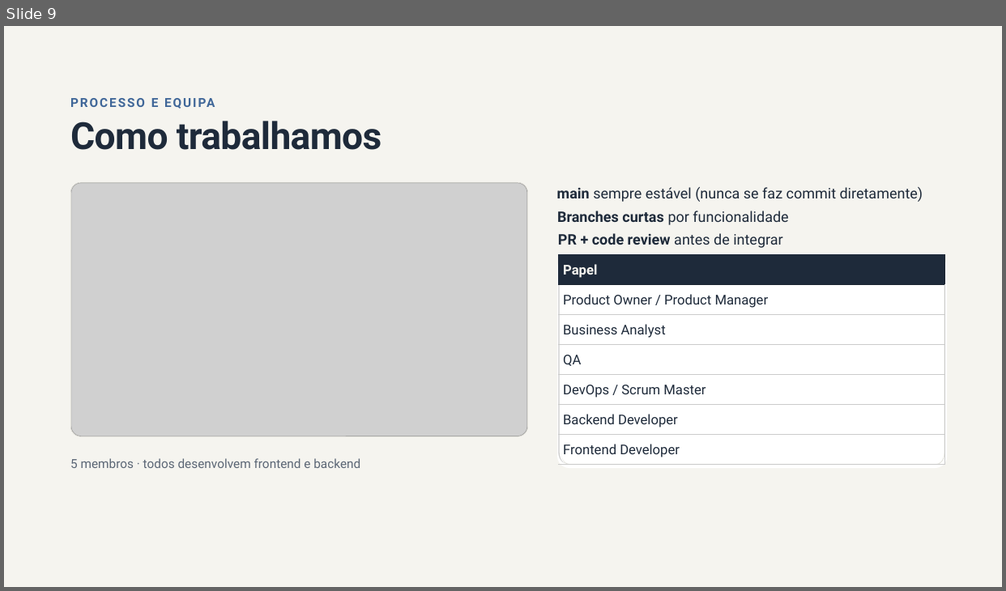
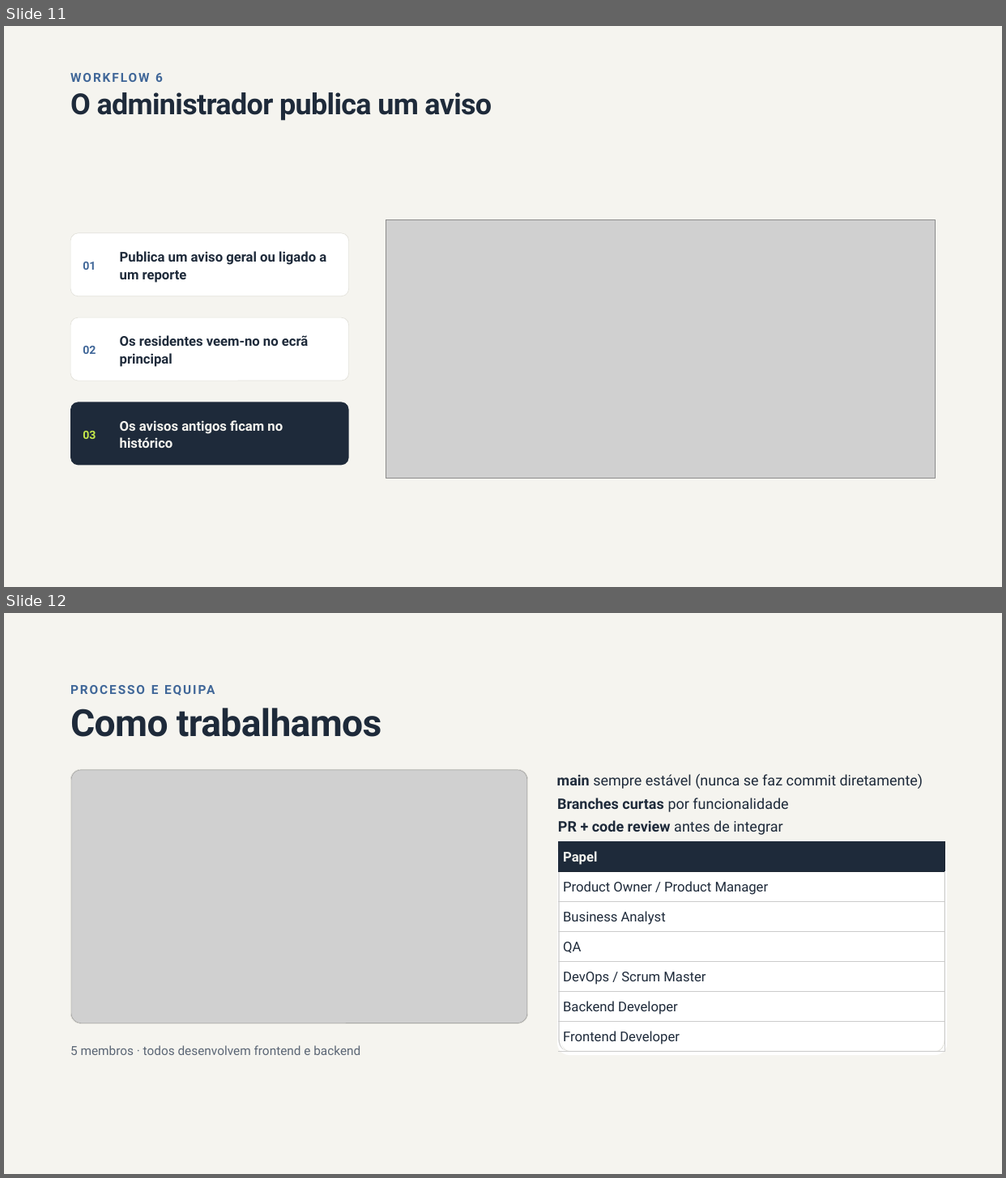
Before and after one commit to LMNSdev/LABDSOF_DOMUSCAST, a slide deck: docs/sprintA/presentation/Apresentacao.pptx. Shown one above the other, each under a label of ours: slide 9 before the commit, slides 11 and 12 after it. The pictures are 1006x591 and 1006x1178 pixels, drawn with LibreOffice and Linux fonts; fonts in the diff are those of the drawing; grey boxes stand for pictures; background and template pictures are left out. Boxes give left, top, right and bottom in pixels: in the first picture for what was removed or moved away, otherwise in the second. Text is boxed around its words. In the diff, an @@ line names an element or a change of style, - is before the commit and + after.

Commit message:
Updated presentation with workflows images vpmns

```diff
--- a/docs/sprintA/presentation/Apresentacao.pptx
+++ b/docs/sprintA/presentation/Apresentacao.pptx
@@ slide 11 added at bbox=[4, 26, 1002, 587], background #F5F4EF @@
@@ text added at bbox=[155, 73, 163, 82], 12 pt, text #3F6698, bold @@
+WORKFLOW 6
@@ title added at bbox=[70, 92, 492, 121], 28 pt, text #1E2A3A, bold @@
+O administrador publica um aviso
@@ picture added at bbox=[386, 220, 936, 478] @@
@@ rounded rectangle added at bbox=[70, 233, 349, 297], fill #FFFFFF, outline #E2E1DA 0.5 pt @@
@@ text added at bbox=[83, 262, 96, 270], 11 pt, text #3F6698, bold @@
+01
@@ text added at bbox=[120, 251, 326, 283], 13 pt, text #1E2A3A, bold @@
+Publica um aviso geral ou ligado a um reporte
@@ rounded rectangle added at bbox=[70, 318, 349, 381], fill #FFFFFF, outline #E2E1DA 0.5 pt @@
@@ text added at bbox=[120, 335, 308, 367], 13 pt, text #1E2A3A, bold @@
+Os residentes veem-no no ecrã principal
@@ text added at bbox=[83, 346, 96, 354], 11 pt, text #3F6698, bold @@
+02
@@ rounded rectangle added at bbox=[70, 403, 349, 466], fill #1E2A3A @@
@@ text added at bbox=[83, 431, 96, 439], 11 pt, text #C5E84A, bold @@
+03
@@ text added at bbox=[120, 420, 283, 448], 13 pt, text #F5F4EF, bold @@
+Os avisos antigos ficam no histórico
@@ what was slide 9 is now slide 12 @@
```
Also in this commit, not shown: 3 slides changed, 2 other slides added.
